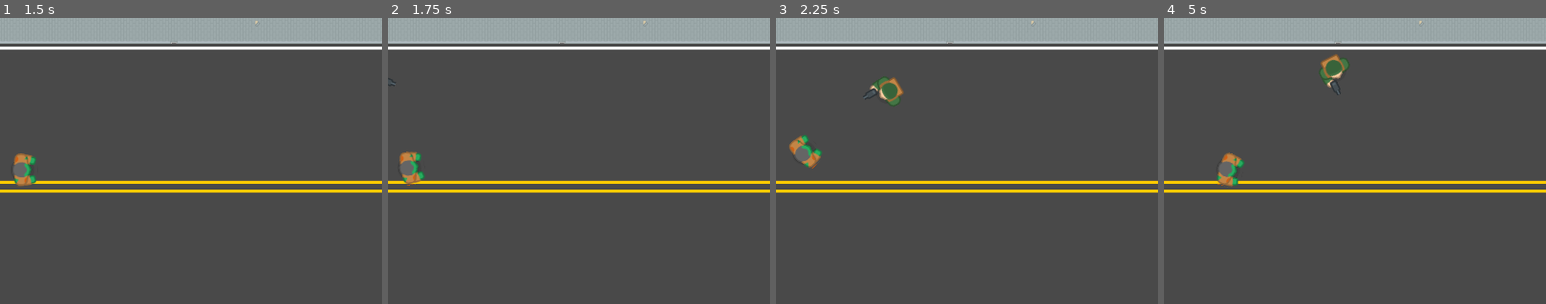
Above: before the commit, frames 1-4 (left to right).
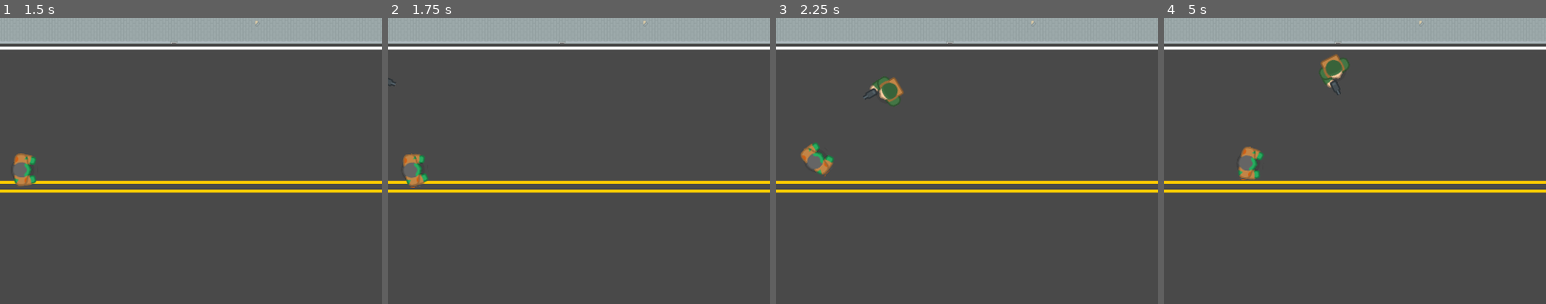
Above: after the commit, the same moments.

Repository: sindre0830/YAZG
Game: Godot game, scene res://Menu/MainMenu.tscn
The game is run twice, just before and just after one commit, with the same random seed, the same clock (stepped at 60 frames per second) and the same inputs.
Inputs (mouse positions are % of the whole screen's width and height, from its top left):
- Up to frame 1 (1.5 s): click "Play" at 0.5 s; tap Enter at 1.25 s; move the mouse to (72, 45) at 1.27 s; hold Right (ui_right) from 1.28 s (still down)
- Up to frame 2 (1.75 s): keep holding Right (ui_right)
- Up to frame 3 (2.25 s): move the mouse to (30, 55) at 2.02 s; release Right (ui_right) at 2.03 s; hold Down (ui_down) from 2.03 s (still down)
- Up to frame 4 (5 s): move the mouse to (60, 28) at 2.77 s; release Down (ui_down) at 2.78 s; hold Right (ui_right) 2.78-3.53 s; move the mouse to (45, 70) at 3.52 s; hold Up (ui_up) 3.53-4.28 s; move the mouse to (80, 65) at 4.27 s; hold Left (ui_left) from 4.28 s (still down)
The pictures show only the part of the screen within x 44-94%, y 20-70%; the shares and areas given below are measured in that part.

Frame 1 is identical in both runs. In frame 2, 0.5% of the frame differs, in the area x 3-11%, y 46-60%; in frame 3, 0.8%; in frame 4, 1.1%, in the area x 13-26%, y 45-59%.

Commit message:
[27] Fixed zombie movement

Diff:
--- a/Source/Zombie/Zombie.gd
+++ b/Source/Zombie/Zombie.gd
@@ -30,7 +30,7 @@
 			var player = zoneDetect.player
 			if player != null:
 				turn(player)
-				velocity = global_position.direction_to(player.global_position)
+				velocity = Vector2(1, 0).rotated(rotation)
 				move_and_collide(velocity * MAX_SPEED * delta)
 
 func seek_player():
